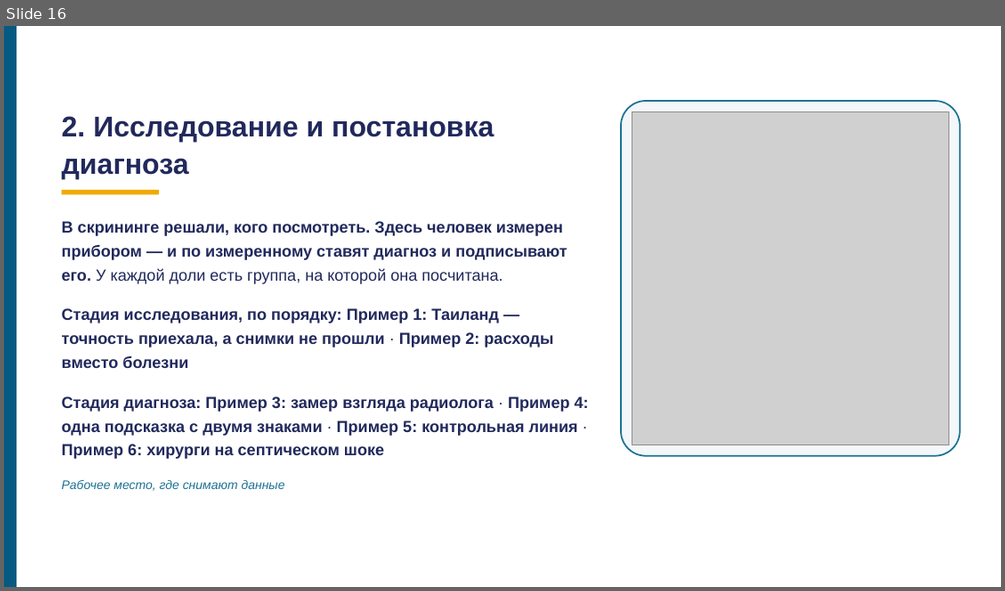
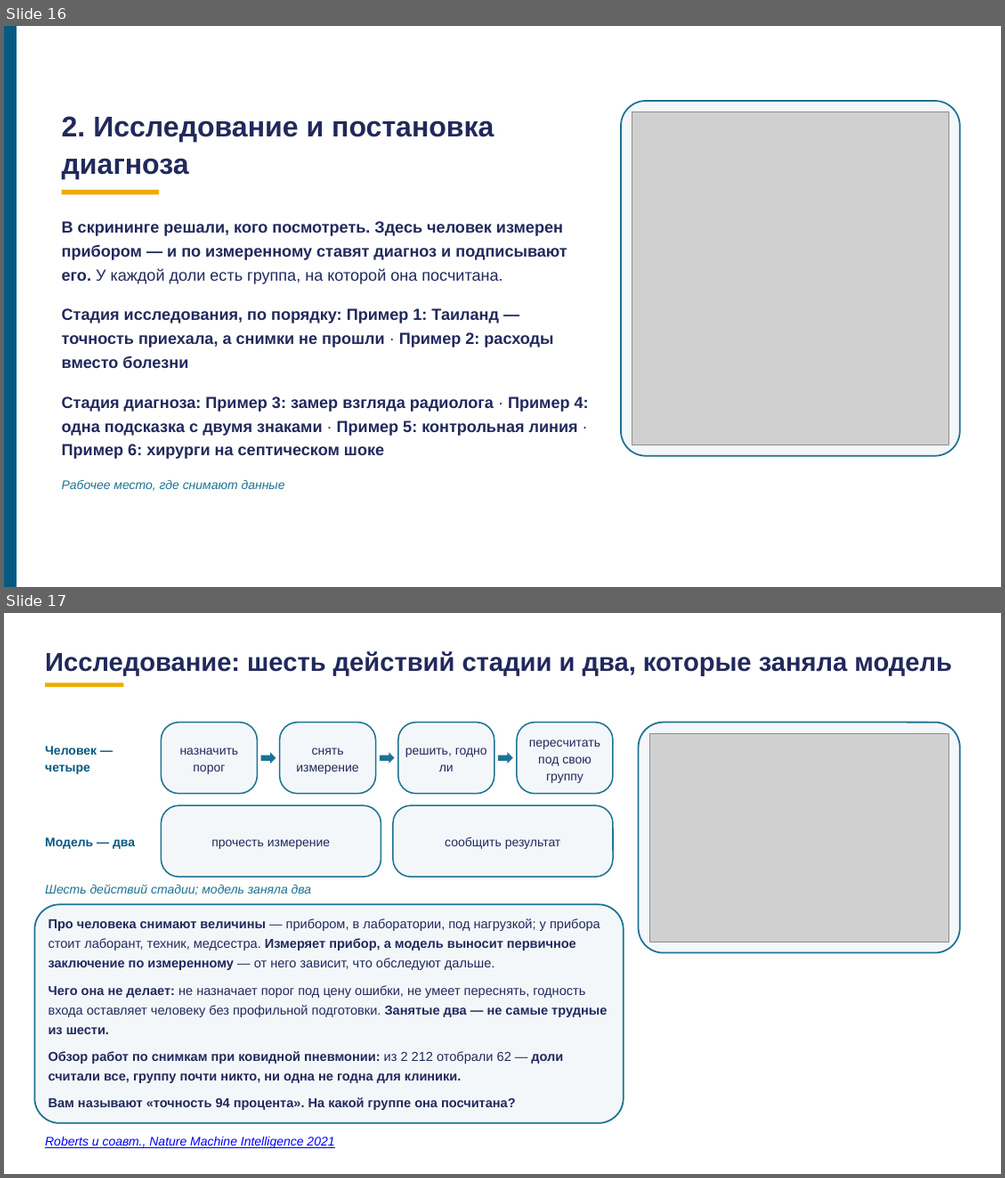
Before and after one commit to tellina-study/AI-usage-lessons, a slide deck: library/lectures/lec-07/rework/deck/lec-07-karkas.pptx. Shown one above the other, each under a label of ours: slide 16 before the commit, slides 16 and 17 after it. The pictures are 1005x591 and 1005x1178 pixels, drawn with LibreOffice and Linux fonts; fonts in the diff are those of the drawing; grey boxes stand for pictures. Boxes give left, top, right and bottom in pixels: in the first picture for what was removed or moved away, otherwise in the second. Text is boxed around its words. In the diff, an @@ line names an element or a change of style, - is before the commit and + after.

```diff
--- a/library/lectures/lec-07/rework/deck/lec-07-karkas.pptx
+++ b/library/lectures/lec-07/rework/deck/lec-07-karkas.pptx
@@ slide 17 added at (4, 613, 1001, 1174), background #FFFFFF @@
@@ text added at (45, 651, 952, 676), 25 pt, text #21295C, bold @@
+Исследование: шесть действий стадии и два, которые заняла модель
@@ rectangle added at (45, 682, 123, 687), fill #F0AB00 @@
@@ text added at (45, 746, 97, 774), 12 pt, text #065A82, bold @@
+Человек — четыре
@@ rounded rectangle added at (161, 722, 258, 793), fill #F4F7FA, outline #1C7293 1.3 pt @@
@@ rounded rectangle added at (280, 722, 376, 793), fill #F4F7FA, outline #1C7293 1.3 pt @@
@@ rounded rectangle added at (398, 722, 494, 793), fill #F4F7FA, outline #1C7293 1.3 pt @@
@@ rounded rectangle added at (517, 722, 614, 793), fill #F4F7FA, outline #1C7293 1.3 pt @@
@@ text added at (529, 739, 600, 783), 12 pt, text #21295C @@
+пересчитать под свою группу
@@ rounded rectangle added at (638, 722, 960, 952), fill #F4F7FA, outline #1C7293 1.5 pt @@
@@ picture added at (649, 733, 948, 941) @@
@@ text added at (180, 747, 239, 774), 12 pt, text #21295C @@
+назначить порог
@@ right arrow added at (261, 752, 276, 763), fill #1C7293 @@
@@ text added at (296, 747, 358, 774), 12 pt, text #21295C @@
+снять измерение
@@ right arrow added at (380, 752, 395, 763), fill #1C7293 @@
@@ text added at (405, 747, 487, 771), 12 pt, text #21295C @@
+решить, годно ли
@@ right arrow added at (498, 752, 513, 763), fill #1C7293 @@
@@ rounded rectangle added at (161, 805, 380, 876), fill #F4F7FA, outline #1C7293 1.3 pt @@
@@ rounded rectangle added at (393, 805, 613, 876), fill #F4F7FA, outline #1C7293 1.3 pt @@
@@ text added at (45, 837, 135, 849), 12 pt, text #065A82, bold @@
+Модель — два
@@ text added at (211, 839, 330, 849), 12 pt, text #21295C @@
+прочесть измерение
@@ text added at (445, 837, 561, 849), 12 pt, text #21295C @@
+сообщить результат
@@ rounded rectangle added at (34, 905, 623, 1123), fill #F4F7FA, outline #1C7293 1.5 pt @@
@@ text added at (45, 884, 312, 895), 12 pt, text #1C7293, italic @@
+Шесть действий стадии; модель заняла два
@@ text added at (48, 918, 607, 1110), 12.5 pt, text #21295C, bold @@
+Про человека снимают величины — прибором, в лаборатории, под нагрузкой; у прибора стоит лаборант, техник, медсестра. Измеряет прибор, а модель выносит первичное заключение по измеренному — от него зависит, что обследуют дальше.
+Чего она не делает: не назначает порог под цену ошибки, не умеет переснять, годность входа оставляет человеку без профильной подготовки. Занятые два — не самые трудные из шести.
+Обзор работ по снимкам при ковидной пневмонии: из 2 212 отобрали 62 — доли считали все, группу почти никто, ни одна не годна для клиники.
+Вам называют «точность 94 процента». На какой группе она посчитана?
@@ text added at (45, 1136, 334, 1148), 12 pt, text #0000FF, italic, underline @@
+Roberts и соавт., Nature Machine Intelligence 2021
```
Also in this commit, not shown: 12 slides changed, 2 other slides added, 3 slides removed, 3 other files.
